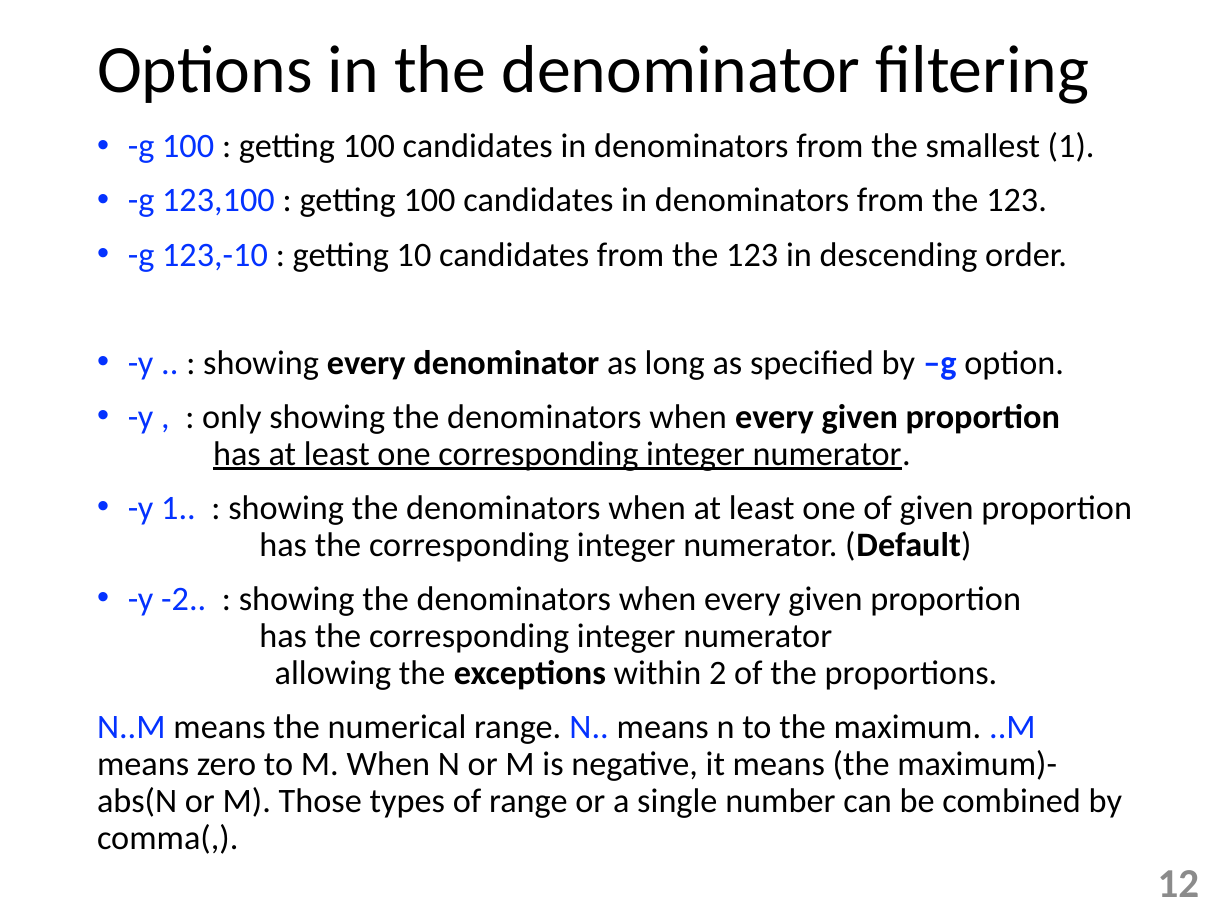
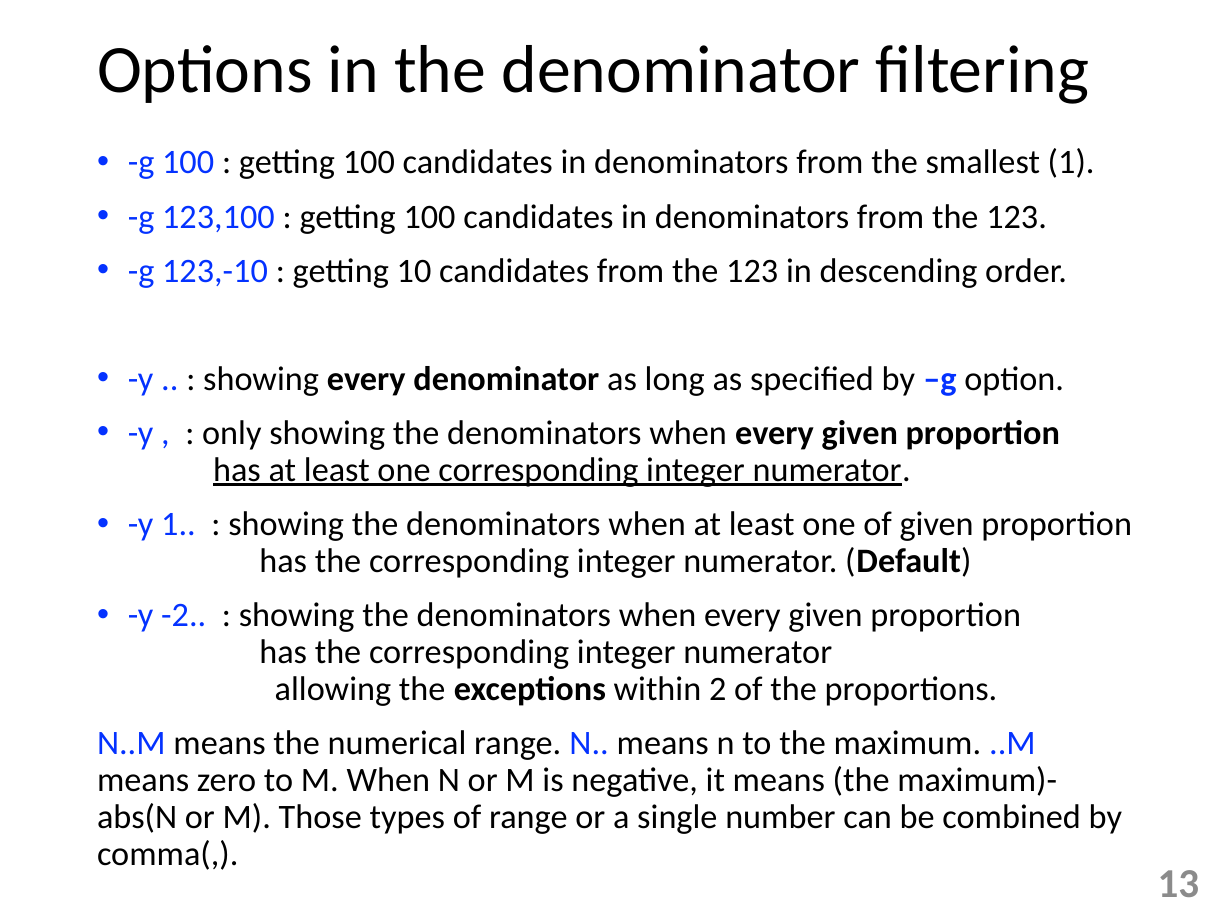
Before and after one commit to tulamili/App-denomfind, a slide deck: slide 13 of docs2/manipulation221022sat.pptx (slide 12 before the commit). Drawn at 1232x924 pixels with LibreOffice and Linux fonts; fonts in the diff are those of the drawing. Boxes give left, top, right and bottom in pixels: in the first picture for what was removed or moved away, otherwise in the second. Text is boxed around its words. In the diff, an @@ line names an element or a change of style, - is before the commit and + after.

```diff
--- a/docs2/manipulation221022sat.pptx
+++ b/docs2/manipulation221022sat.pptx
@@ text "-g 100 : getting 100 ...": place and size @@
-text "-g 100 : getting 100 ..." at box(97, 132, 1132, 818)
+text "-g 100 : getting 100 ..." at box(97, 148, 1132, 834)
@@ page number at box(1158, 870, 1200, 897): text changed @@
-12
+13
```
Also in this commit, not shown: 5 other slides changed, 1 slide added, 1 other file.
